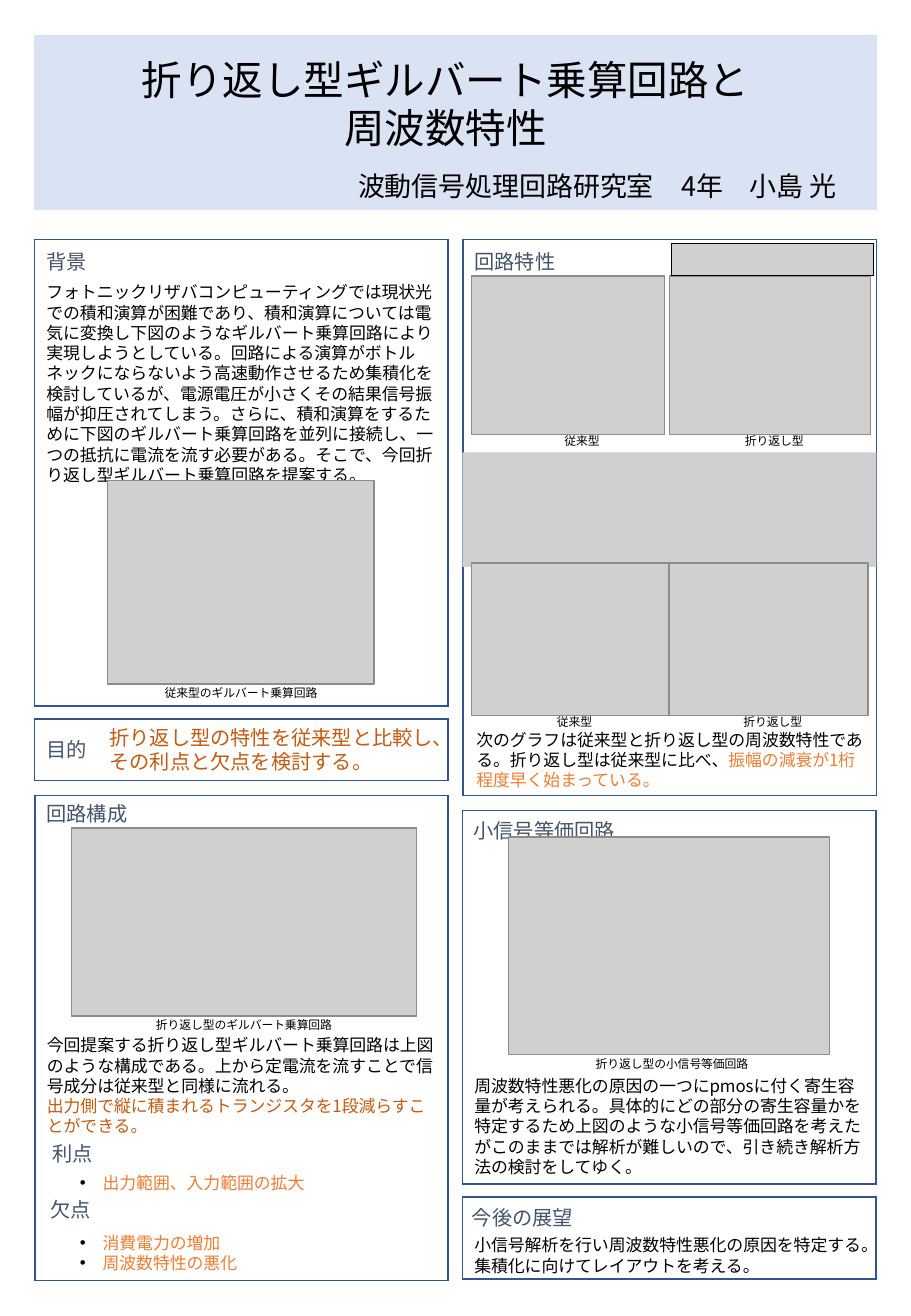
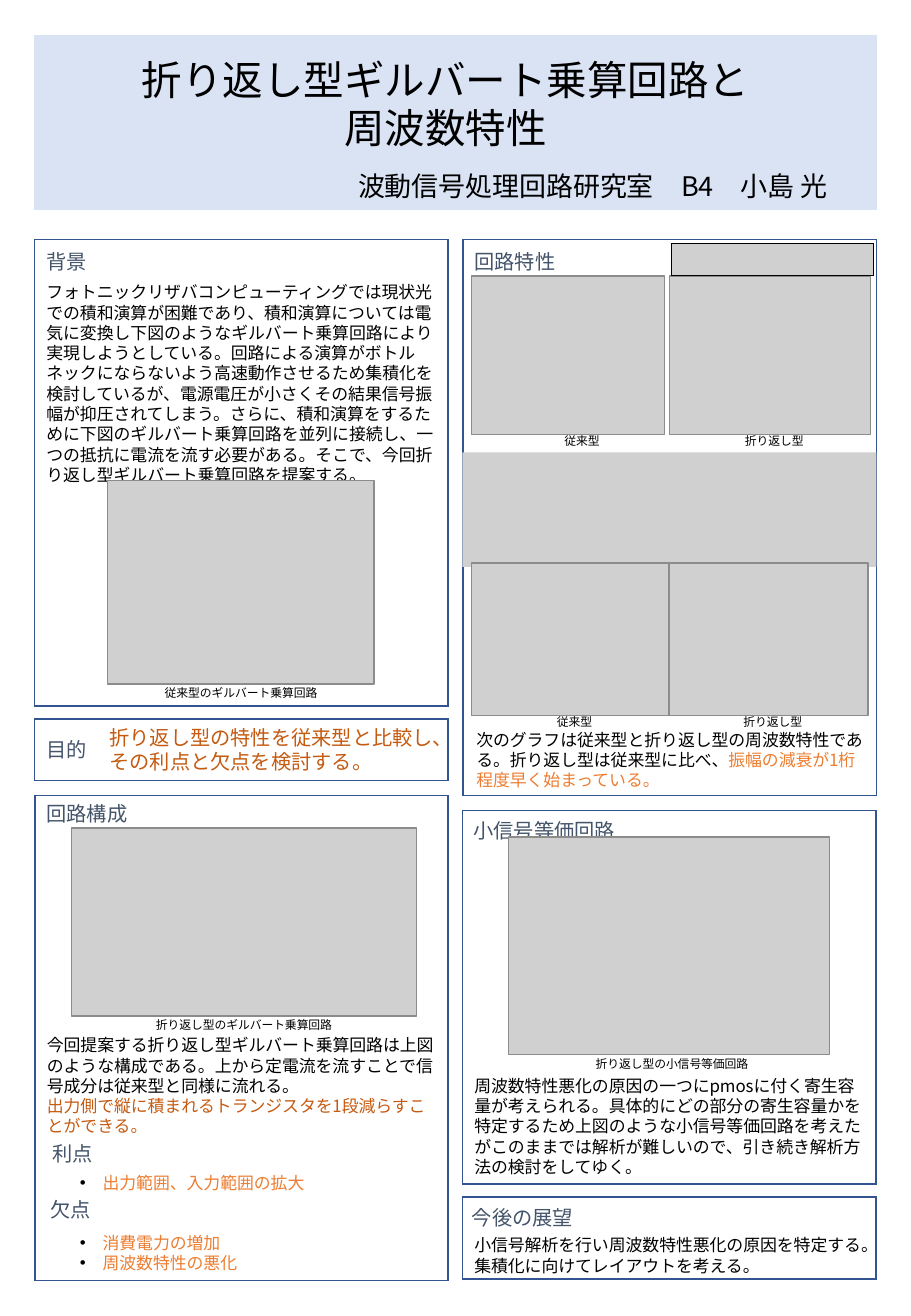
Before and after one commit to kjm-desktop10400/reserch, a slide deck: slide 1 of folded_gilbert/20230906中間発表/ポスター.pptx. Drawn at 911x1316 pixels with LibreOffice and Linux fonts; fonts in the diff are those of the drawing; grey boxes stand for pictures. Boxes give left, top, right and bottom in pixels: in the first picture for what was removed or moved away, otherwise in the second. Text is boxed around its words. In the diff, an @@ line names an element or a change of style, - is before the commit and + after.

```diff
--- a/folded_gilbert/20230906中間発表/ポスター.pptx
+++ b/folded_gilbert/20230906中間発表/ポスター.pptx
@@ text at <box>358,173,827,199</box>: text changed @@
-波動信号処理回路研究室 4年 小島 光
+波動信号処理回路研究室 B4 小島 光
```
Also in this commit, not shown: 1 other file.
